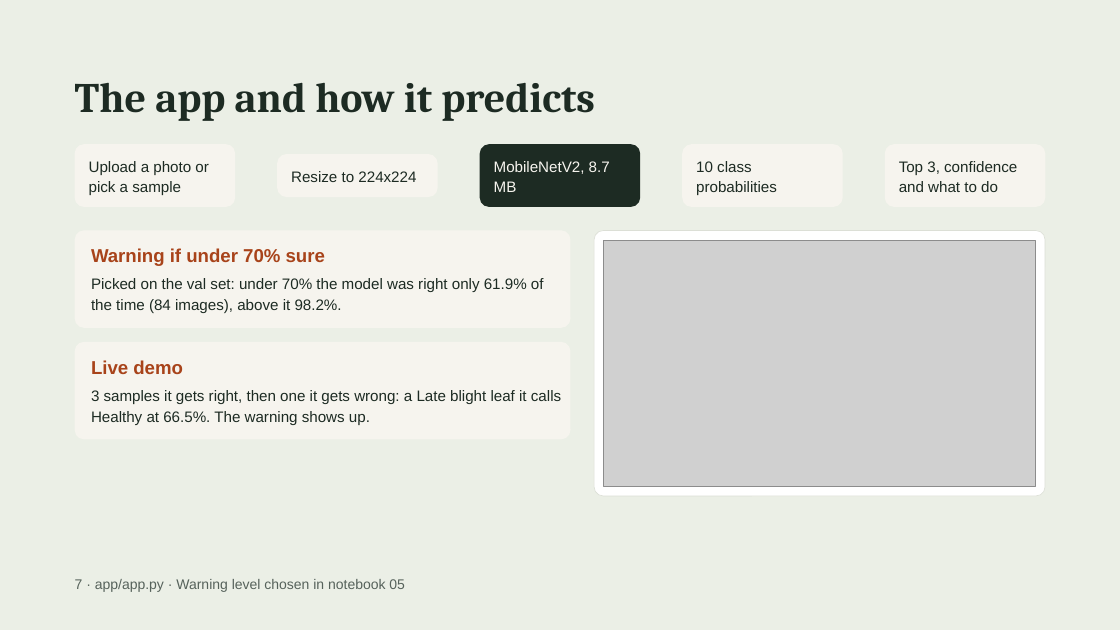
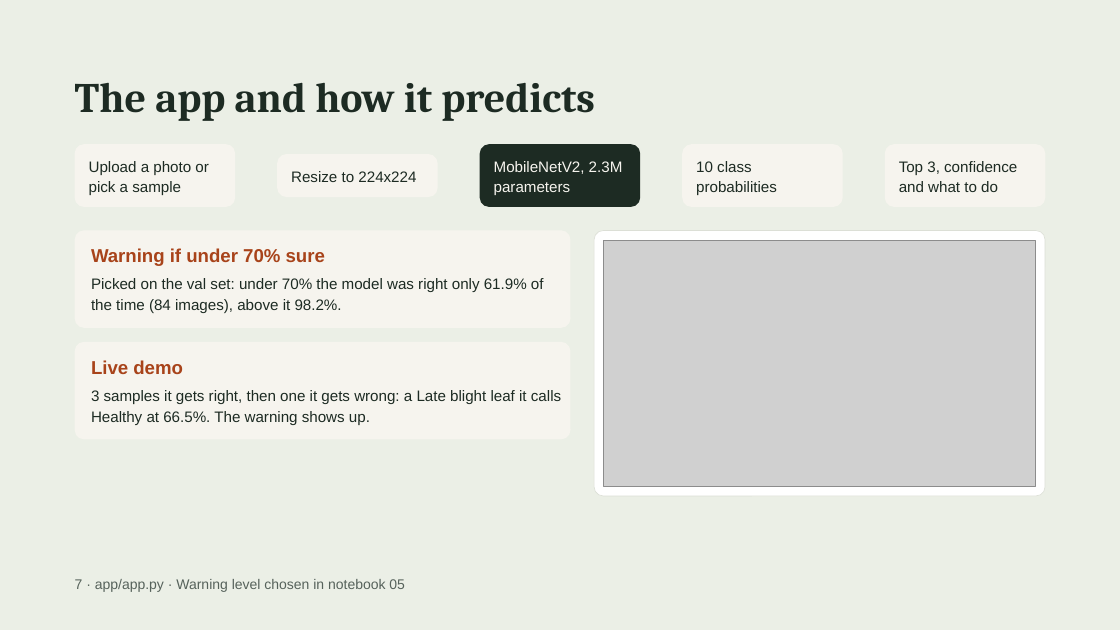
Before and after one commit to gyanesh5522apte-web/plant-disease-detection, a slide deck: slide 7 of slides/tomato_leaf_disease_detection.pptx. Drawn at 1120x630 pixels with LibreOffice and Linux fonts; fonts in the diff are those of the drawing; grey boxes stand for pictures; background and template pictures are left out. Boxes give left, top, right and bottom in pixels: in the first picture for what was removed or moved away, otherwise in the second. Text is boxed around its words. In the diff, an @@ line names an element or a change of style, - is before the commit and + after.

```diff
--- a/slides/tomato_leaf_disease_detection.pptx
+++ b/slides/tomato_leaf_disease_detection.pptx
@@ text in rounded rectangle at <box>494,161,623,195</box>: text changed @@
-MobileNetV2, 8.7 MB
+MobileNetV2, 2.3M parameters
```
Also in this commit, not shown: 1 other slide changed.
